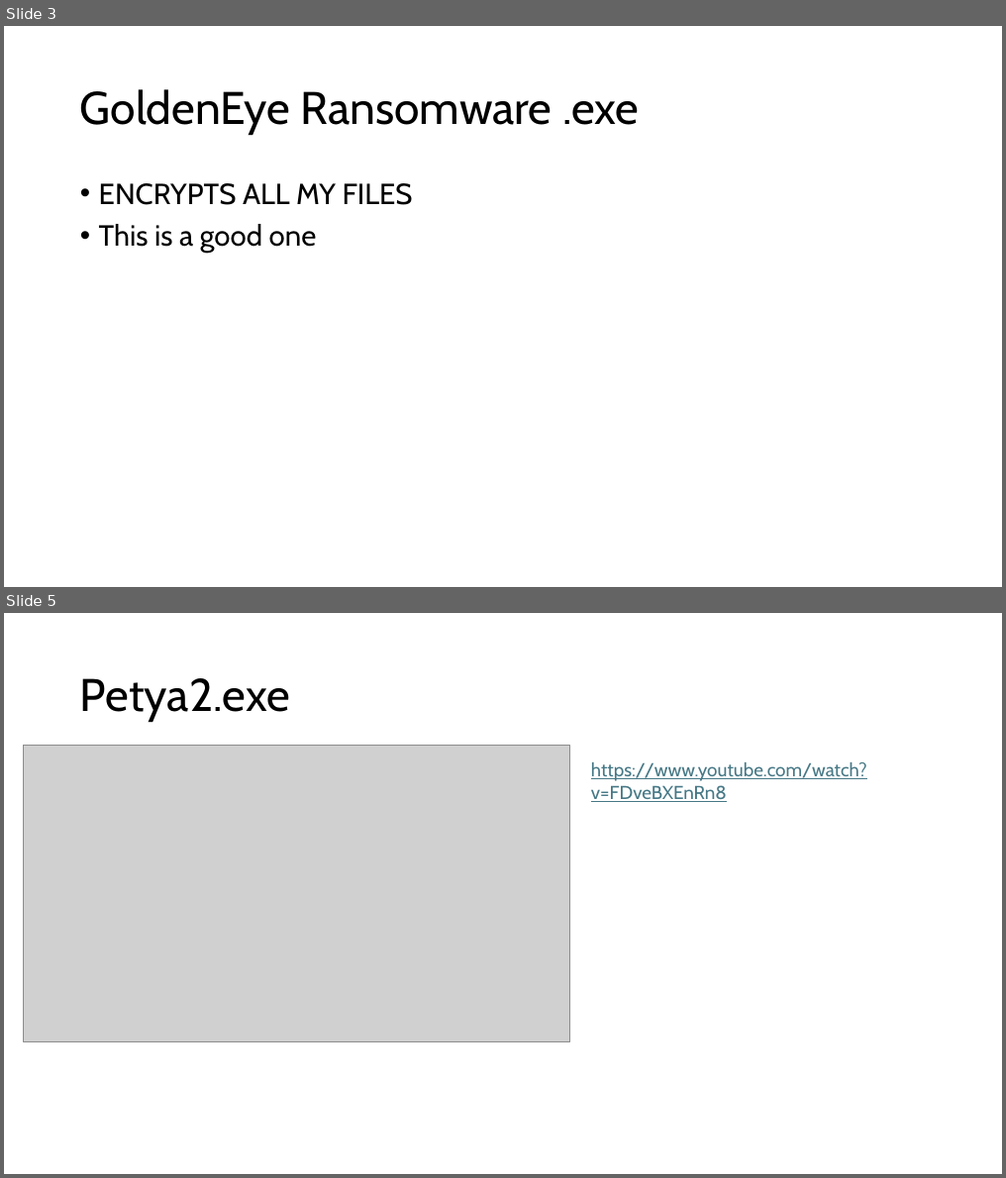
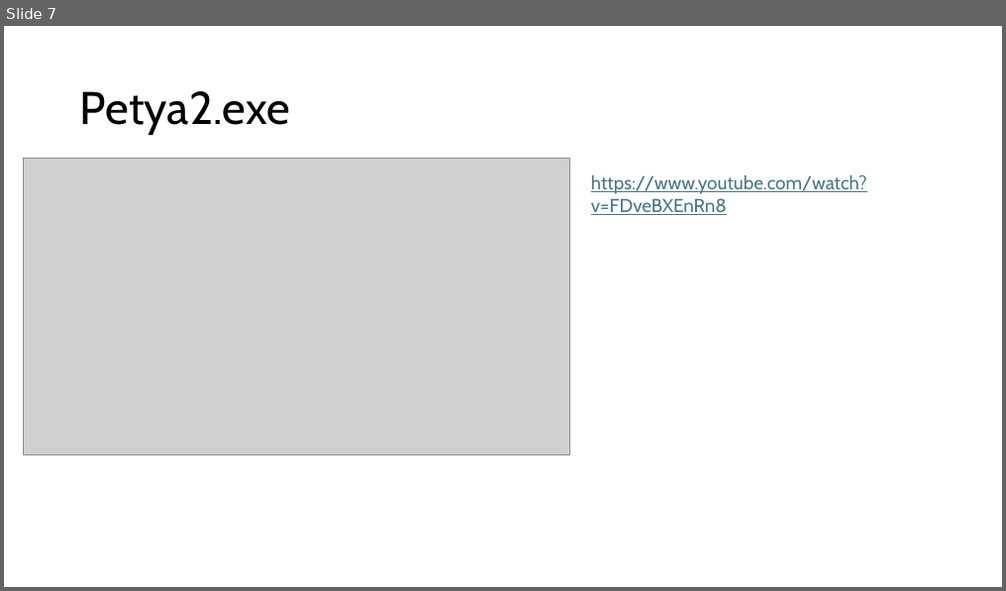
Before and after one commit to jacobchlebowski/cyber-outreach, a slide deck: Malware Presentation and Demonstration.pptx. Shown one above the other, each under a label of ours: slides 3 and 5 before the commit, slide 7 after it; the slides between them are not shown. The pictures are 1006x1178 and 1006x591 pixels, drawn with LibreOffice and Linux fonts; fonts in the diff are those of the drawing; grey boxes stand for pictures. Boxes give left, top, right and bottom in pixels: in the first picture for what was removed or moved away, otherwise in the second. Text is boxed around its words. In the diff, an @@ line names an element or a change of style, - is before the commit and + after.

```diff
--- a/Malware Presentation and Demonstration.pptx
+++ b/Malware Presentation and Demonstration.pptx
@@ slide 3 removed at [4, 26, 1002, 587], background #FFFFFF @@
@@ title removed at [80, 89, 640, 135] @@
-GoldenEye Ransomware .exe
@@ text removed at [99, 183, 413, 253] @@
-• ENCRYPTS ALL MY FILES
-• This is a good one
@@ what was slide 5 is now slide 7 @@
```
Also in this commit, not shown: 3 slides changed, 5 slides added.
